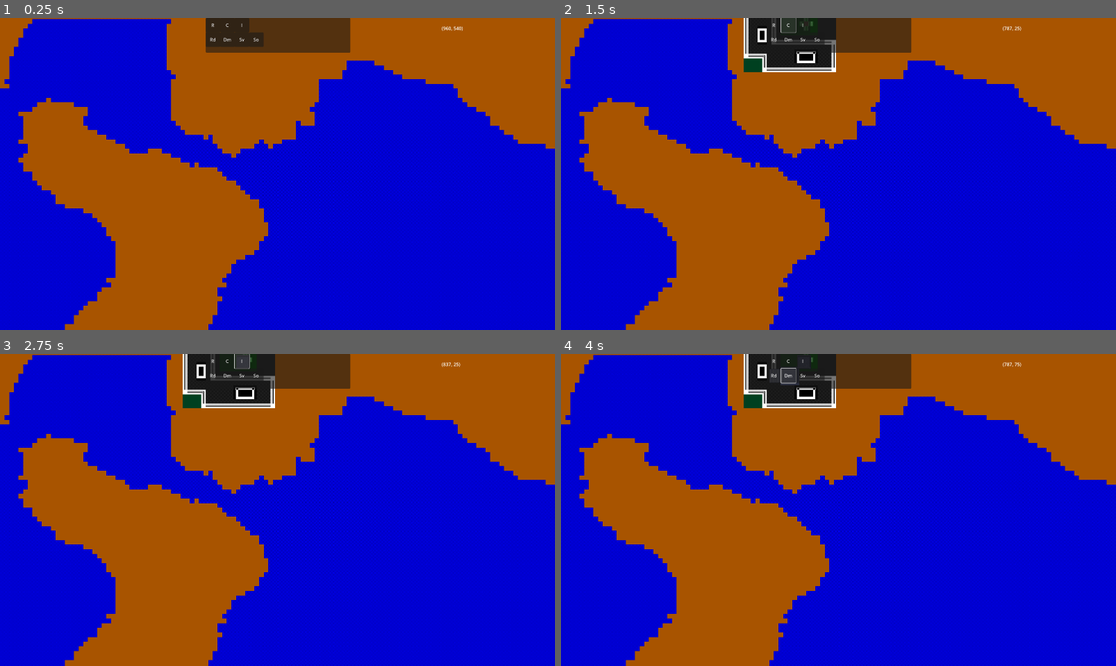
Above: before the commit, frames 1-4 (two rows, left to right).
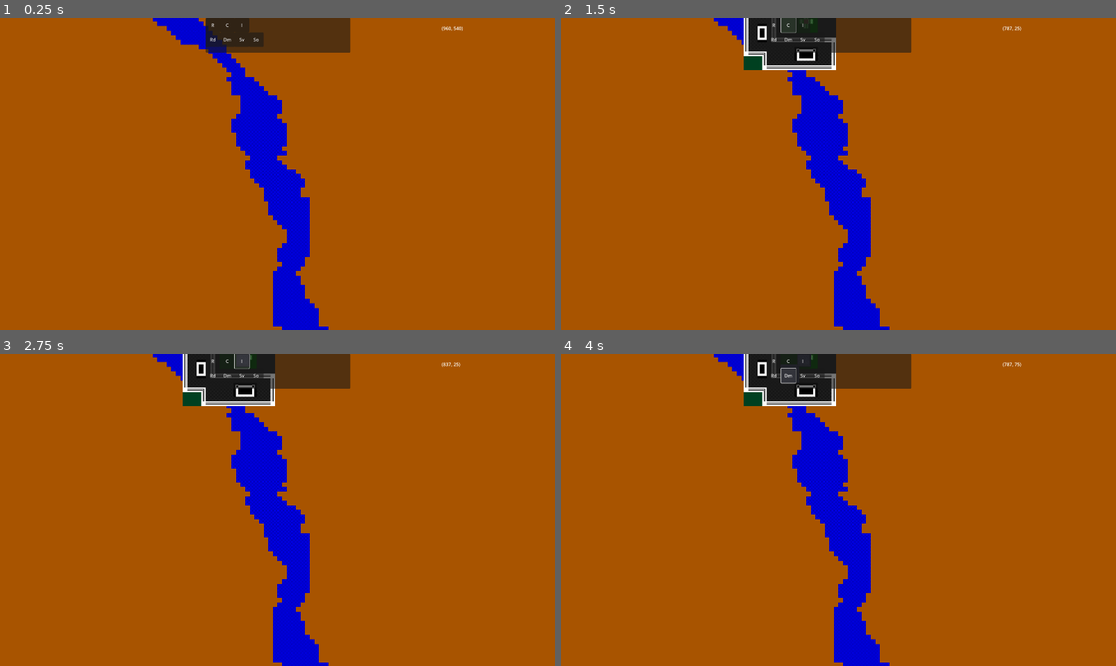
Above: after the commit, the same moments.

Repository: ahakkar/ACSIM
Game: Godot game, scene res://scenes/Main.tscn
The game is run twice, just before and just after one commit, with the same random seed, the same clock (stepped at 60 frames per second) and the same inputs.
Inputs:
- Up to frame 1 (0.25 s): no input
- Up to frame 2 (1.5 s): click "R" at 0.5 s; click "C" at 1.25 s
- Up to frame 3 (2.75 s): click "I" at 2 s
- Up to frame 4 (4 s): click "Rd" at 2.75 s; click "Dm" at 3.5 s

The runs differ from the first frame. In frame 1, 59% of the frame differs, in the area x 0-100%, y 0-100%; in frame 2, 59%; in frame 3, 59%; in frame 4, 59%.

Commit message:
accurately find tile coords. moved error msgs to global.

Diff:
--- a/scenes/Main.tscn
+++ b/scenes/Main.tscn
@@ -476,8 +476,8 @@
 [node name="World" type="TileMap" parent="."]
 tile_set = SubResource("TileSet_t3bbo")
 format = 2
-layer_0/name = "Buildings"
-layer_1/name = "Terrain"
+layer_0/name = "Terrain"
+layer_1/name = "Buildings"
 layer_1/enabled = true
 layer_1/modulate = Color(1, 1, 1, 1)
 layer_1/y_sort_enabled = false
@@ -554,6 +554,7 @@
 offset_right = 928.0
 offset_bottom = 280.0
 
+[connection signal="set_camera_position" from="World" to="World/CameraZoom2D" method="_on_world_set_camera_position"]
 [connection signal="button_pressed" from="UILayer/Control" to="World" method="_on_control_button_pressed"]
 [connection signal="pressed" from="UILayer/Control/ConstructionPanel/button_residental" to="UILayer/Control" method="_on_button_residental_pressed"]
 [connection signal="pressed" from="UILayer/Control/ConstructionPanel/button_commercial" to="UILayer/Control" method="_on_button_commercial_pressed"]
--- a/scripts/CameraZoom2D.gd
+++ b/scripts/CameraZoom2D.gd
@@ -4,6 +4,13 @@
 
 var is_panning_camera = false
 var tween
+
+func camera_zoom_in() -> void:
+	_set_camera_zoom_level(Globals.CAMERA_ZOOM_LEVEL - Globals.CAMERA_ZOOM_FACTOR)
+
+func camera_zoom_out() -> void:
+	_set_camera_zoom_level(Globals.CAMERA_ZOOM_LEVEL + Globals.CAMERA_ZOOM_DURATION)
+
 
 func _set_camera_zoom_level(value: float) -> void:
 	Globals.CAMERA_ZOOM_LEVEL = clamp(value, Globals.CAMERA_MIN_ZOOM_LEVEL, Globals.CAMERA_MAX_ZOOM_LEVEL)
@@ -17,12 +24,9 @@
 		Globals.CAMERA_ZOOM_DURATION
 	)
 
-func camera_zoom_in() -> void:
-	_set_camera_zoom_level(Globals.CAMERA_ZOOM_LEVEL - Globals.CAMERA_ZOOM_FACTOR)
-
-func camera_zoom_out() -> void:
-	_set_camera_zoom_level(Globals.CAMERA_ZOOM_LEVEL + Globals.CAMERA_ZOOM_DURATION)
-
+func _on_world_set_camera_position(pos: Vector2) -> void:
+	print("Setting camera pos:", pos)
+	self.position = pos
 
 func _unhandled_input(event):
 	if event.is_action_pressed("camera_zoom_in"):
--- a/scripts/Control.gd
+++ b/scripts/Control.gd
@@ -3,7 +3,7 @@
 # var view = get_node("../View")
 
 signal button_pressed(button_name)
-@onready var debug_info = get_node("DebugInfo")
+@onready var debug_info = get_node(Globals.DEBUGINFO_NODE)
 
 # name, position
 var buttons = {
@@ -28,10 +28,10 @@
 func create_buttons():
 	for button in buttons:
 		var values = buttons[button]
-		var node_path = get_node("ConstructionPanel/" + str(button))
+		var node_path = get_node(Globals.CONSTRUCTION_PANEL_NODE + "/" + str(button))
 
 		if(!node_path):
-			push_error("Error: Button '" + button + "' not found when trying to set it's properties in Control.gd!")
+			push_error("Error: Button '%s' not found when trying to set it's properties in Control.gd!", button)
 
 		node_path.set_size(Globals.GUI_BUILD_BUTTON_SIZE)
 		node_path.set_position(values[0])
--- a/scripts/Globals.gd
+++ b/scripts/Globals.gd
@@ -1,30 +1,66 @@
+# File contains global variables or constants so they all are in one place instead
+# of a million files. So you can adjust them easily from one place if needed.
+
 extends Node
 
+var world_map: TileMap
+
+# FILE PATHS
 const SCENE_PATH:String = "res://scenes/"
 const ART_PATH:String = "res://art/"
 const SCRIPT_PATH:String = "res://scripts"
+
+# NODE NAMES
+const WORLD_NODE:String = "World"
+const DEBUGINFO_NODE:String = "DebugInfo"
+const CONSTRUCTION_PANEL_NODE:String = "ConstructionPanel"
 
 const GUI_BUILD_BUTTON_SIZE_X: int = 50
 const GUI_BUILD_BUTTON_SIZE_Y: int = 50
 const GUI_BUILD_BUTTON_SIZE: Vector2i =	Vector2i(GUI_BUILD_BUTTON_SIZE_X,GUI_BUILD_BUTTON_SIZE_Y)
 
+# GAME WINDOW DEFAULT SIZE
 const DEFAULT_X_RES:int = 1920
 const DEFAULT_Y_RES:int = 1080
 
-const TYPE_RESIDENTIAL = "residential"
-const TYPE_COMMERCIAL = "commercial"
-const TYPE_INDUSTRIAL = "industrial"
-const TYPE_SERVICES = "services"
-const TYPE_SOCIAL = "social"
-const TYPE_POWERPLANT = "powerplant"
-const TYPE_ROADS = "roads"
-const TYPE_DEMOLISH = "demolish"
+# maybe should use int for these instead for faster matching?
+const TYPE_RESIDENTIAL:String = "residential"
+const TYPE_COMMERCIAL:String = "commercial"
+const TYPE_INDUSTRIAL:String = "industrial"
+const TYPE_SERVICES:String = "services"
+const TYPE_SOCIAL:String = "social"
+const TYPE_POWERPLANT:String = "powerplant"
+const TYPE_ROADS:String = "roads"
+const TYPE_DEMOLISH:String = "demolish"
+
+# tilemap layers
+const LAYER_TERRAIN:int = 0
+const LAYER_BUILDINGS:int = 1
 
 # camera movement settings
-var CAMERA_ZOOM_LEVEL : float = 1.0
+var CAMERA_ZOOM_LEVEL: float = 1.0
 
 const CAMERA_MIN_ZOOM_LEVEL: float = 0.1
 const CAMERA_MAX_ZOOM_LEVEL: float = 2.0
 const CAMERA_ZOOM_FACTOR: float = 0.1
 const CAMERA_ZOOM_DURATION: float = 0.1
 const CAMERA_PAN_MULTI:float = 2.0
+
+# city map generation file should have black ground (0,0,0) and white water (1,1,1)
+const GROUND_TILE_COLOR_IN_MAP_FILE: Color = Color(0,0,0,1)
+const WATER_TILE_COLOR_IN_MAP_FILE: Color = Color(1,1,1,1)
+
+# min and max sizes for a map so the map won't be unreasonably small or large
+const MAP_MIN_HEIGHT:int = 100
+const MAP_MAX_HEIGHT:int = 1000
+const MAP_MIN_WIDTH:int = 100
+const MAP_MAX_WIDTH:int = 1000
+
+# tile size
+const TILE_SIZE_X:int = 16
+const TILE_SIZE_Y:int = 16
+
+# error messages
+const ERROR_IMAGE_WIDTH_INCORRECT:String = "Provided map image width '%s' too small or too large. Width should be between: '%s-%s'"
+const ERROR_IMAGE_HEIGHT_INCORRECT:String = "Provided map image height '%s' too small or too large. Height should be between: '%s-%s'"
+const ERROR_FAILED_TO_LOAD_FILE:String = "Failed to load image with filename: '%s'"
--- a/scripts/Main.gd
+++ b/scripts/Main.gd
@@ -8,7 +8,8 @@
 
 extends Node
 
-var world_map: TileMap
+# The idea is for the user to be able to choose the map from GUI later
+var map_file_name: String = "res://maps/tampere_10x10km_1000px.png"
 
 func _init():
 	DisplayServer.window_set_size(
@@ -17,21 +18,20 @@
 
 # Called when the node enters the scene tree for the first time.
 func _ready():
-	generate_terrain()
+	Globals.world_map = get_node("World")
+	if !Globals.world_map:
+		push_error("Error while making an instance of World node.")
+		quit_game()
 
-
+	# generate terrain. quit game if generation fails.
+	if !Globals.world_map.generate_terrain(map_file_name):
+		push_error("Error in generating the map. Game won't start.")
+		quit_game()
+		#SceneTree.quit
 
 # Called every frame. 'delta' is the elapsed time since the previous frame.
 func _process(_delta):
 	pass
 
-func generate_terrain():
-	world_map = get_node("World")
-	var image = Image.new()
-	image.load("res://maps/tampere_10x10km_1000px.png")
-
-	for x in 1000:
-		for y in 1000:
-			# layer | position coords | tilemap id | coords of the tile at tilemap | alternative tile
-			if image.get_pixel(x, y) == Color(1,1,1,1):
-				world_map.set_cell(0, Vector2i(x, y), 2, Vector2i(0,0), 0)
+func quit_game():
+	get_tree().get_root().propagate_notification(NOTIFICATION_WM_CLOSE_REQUEST)
--- a/scripts/World.gd
+++ b/scripts/World.gd
@@ -1,8 +1,9 @@
 extends TileMap
+
+signal set_camera_position(pos:Vector2)
 
 var building : bool = false
 var building_type: String
-var tilemap: Vector2i
 #var scene
 
 # Called when the node enters the scene tree for the first time.
@@ -31,41 +32,93 @@
 		# stop processing the sprite (fix it in place). no idea if it is a good idea yet..
 		#building.set_process(false)
 		building = false
-		place_building_to_map()
+		place_building_to_map(event)
 
 	# cancel placement
 	if event.is_action_pressed("cancel"):
 		if building != false:
 			pass
 
+func calculate_grid_coordinates(map_position: Vector2) -> Vector2:
+	return (map_position).floor()
 
-func place_building_to_map():
-	# layer | position coords | tilemap id | coords of the tile at tilemap | alternative tile
+func place_building_to_map(event):
+	var tileset_id = 0 # default value
+	var tilemap_tile_coords: Vector2i
 
+	# layer | position coords | tileset id | coords of the tile at tilemap | alternative tile
 	match building_type:
 		Globals.TYPE_RESIDENTIAL:
-			tilemap = Vector2i(0,0)
-			set_cell(0, local_to_map(get_viewport().get_mouse_position()) , 0, tilemap, 0)
+			tilemap_tile_coords = Vector2i(0,0)
+			tileset_id = 0
 		Globals.TYPE_COMMERCIAL:
-			tilemap = Vector2i(4,12)
-			set_cell(0, local_to_map(get_viewport().get_mouse_position()) , 1, tilemap, 0)
+			tilemap_tile_coords = Vector2i(4,12)
+			tileset_id = 1
 		Globals.TYPE_INDUSTRIAL:
-			tilemap = Vector2i(4,20)
-			set_cell(0, local_to_map(get_viewport().get_mouse_position()) , 1, tilemap, 0)
+			tilemap_tile_coords = Vector2i(4,20)
+			tileset_id = 1
 		Globals.TYPE_ROADS:
-			tilemap = Vector2i(14,2)
-			set_cell(0, local_to_map(get_viewport().get_mouse_position()) , 1, tilemap, 0)
+			tilemap_tile_coords = Vector2i(14,2)
+			tileset_id = 1
 		Globals.TYPE_DEMOLISH:
-			tilemap = Vector2i(4,4)
-			set_cell(0, local_to_map(get_viewport().get_mouse_position()) , 1, tilemap, 0)
+			tilemap_tile_coords = Vector2i(4,4)
+			tileset_id = 1
 		Globals.TYPE_SERVICES:
-			tilemap = Vector2i(4,8)
-			set_cell(0, local_to_map(get_viewport().get_mouse_position()) , 1, tilemap, 0)
+			tilemap_tile_coords = Vector2i(4,8)
+			tileset_id = 1
 		Globals.TYPE_SOCIAL:
-			tilemap = Vector2i(4,0)
-			set_cell(0, local_to_map(get_viewport().get_mouse_position()) , 1, tilemap, 0)
+			tilemap_tile_coords = Vector2i(4,0)
+			tileset_id = 1
 		_:	#default
-			tilemap = Vector2i(16,16)
-			set_cell(0, local_to_map(get_viewport().get_mouse_position()) , 1, tilemap, 0)
+			tilemap_tile_coords = Vector2i(16,16)
+			tileset_id = 1
 
-	# set_cell(0, local_to_map(get_viewport().get_mouse_position()) , 1, tilemap, 0)
+	var mouse_pos = local_to_map(get_global_mouse_position())
+	set_cell(Globals.LAYER_BUILDINGS, mouse_pos, tileset_id, tilemap_tile_coords, 0)
+	#print("cell set at layer ", Globals.LAYER_BUILDINGS)
+	#print("cellpos:", local_to_map(get_global_mouse_position()))
+	#print("event position:", event.position)
+
+func generate_terrain(filename) -> bool:
+	# Try to load the image which we used to place water & ground to world map
+	var image:Image = Image.new()
+	image = load(filename)
+	if image == null:
+		var errmsg = Globals.ERROR_FAILED_TO_LOAD_FILE
+		push_error(errmsg % filename)
+		return false
+
+	var image_height:int = image.get_height()
+	var image_width:int = image.get_width()
+
+	# Check if image is too small or too large
+	if Globals.MAP_MIN_HEIGHT > image_height or image_height > Globals.MAP_MAX_HEIGHT:
+		var errmsg = Globals.ERROR_IMAGE_HEIGHT_INCORRECT
+		errmsg = errmsg % [image_height, Globals.MAP_MIN_HEIGHT, Globals.MAP_MAX_HEIGHT]
+		push_error(errmsg)
+		return false
+	elif Globals.MAP_MIN_WIDTH > image_width or image_width > Globals.MAP_MAX_WIDTH:
+		var errmsg = Globals.ERROR_IMAGE_WIDTH_INCORRECT
+		errmsg = errmsg % [image_width, Globals.MAP_MIN_WIDTH, Globals.MAP_MAX_WIDTH]
+		push_error(errmsg)
+		return false
+
+	# Try to load the world tilemap where we place the tiles
+	if (Globals.world_map == null):
+		print("World TileMap node missing or name is wrong.\n
+			  Tried to load: '%s'", Globals.WORLD_NODE)
+		return false
+
+	# Finally populate the world map with hopefully valid tiles!
+	for x in image_width:
+		for y in image_height:
+			# layer | position coords | tilemap id | coords of the tile at tilemap | alternative tile
+			if image.get_pixel(x, y) == Globals.WATER_TILE_COLOR_IN_MAP_FILE:
+				Globals.world_map.set_cell(Globals.LAYER_TERRAIN, Vector2i(x, y), 2, Vector2i(0,0), 0)
+
+	# center camera to world map
+	emit_signal(
+		"set_camera_position",
+		Vector2(image_height/2.0*Globals.TILE_SIZE_X, image_width/2.0*Globals.TILE_SIZE_Y)
+	)
+	return true
Not shown, added: export_presets.cfg
Not shown, changed: maps/tampere_10x10km_1000px.png.import
